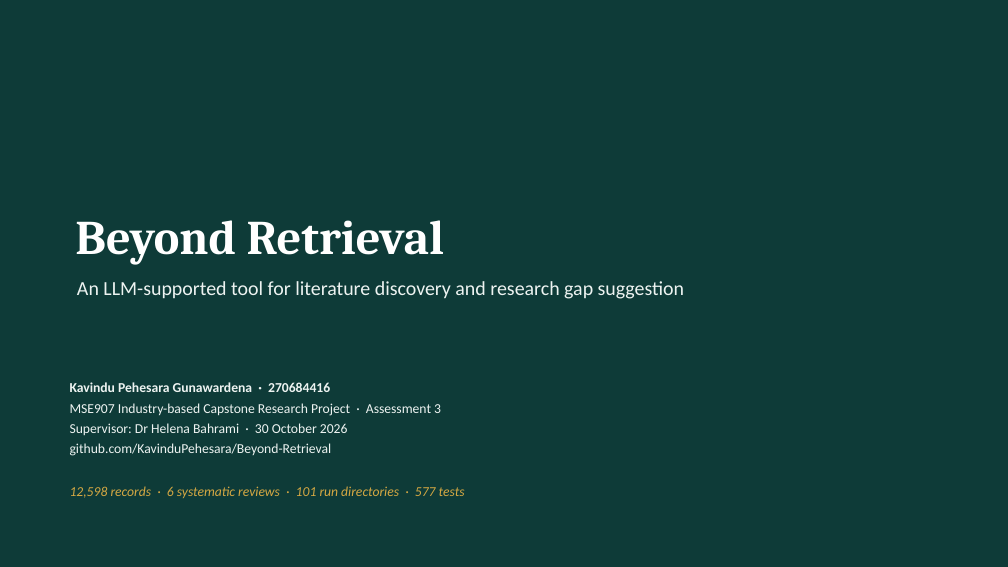
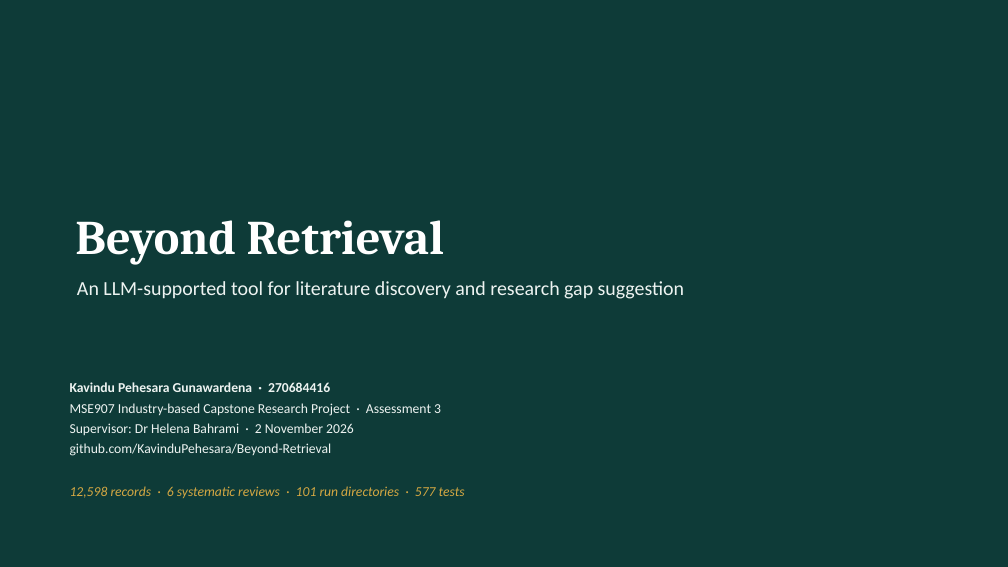
Before and after one commit to KavinduPehesara/Beyond-Retrieval, a slide deck: slide 1 of reports/presentation/Beyond-Retrieval-Assessment3.pptx. Drawn at 1008x567 pixels with LibreOffice and Linux fonts; fonts in the diff are those of the drawing. Boxes give left, top, right and bottom in pixels: in the first picture for what was removed or moved away, otherwise in the second. Text is boxed around its words. In the diff, an @@ line names an element or a change of style, - is before the commit and + after.

```diff
--- a/reports/presentation/Beyond-Retrieval-Assessment3.pptx
+++ b/reports/presentation/Beyond-Retrieval-Assessment3.pptx
@@ text at (70, 423, 354, 435): text changed @@
-Supervisor: Dr Helena Bahrami · 30 October 2026
+Supervisor: Dr Helena Bahrami · 2 November 2026
```
Also in this commit, not shown: 2 other slides changed, 2 other files.
